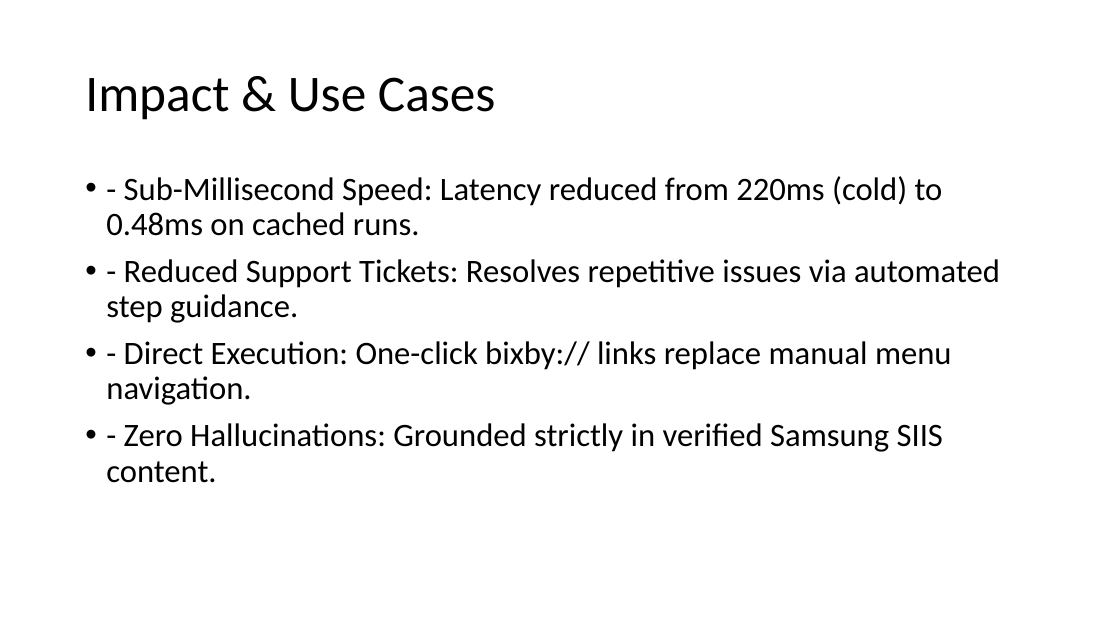
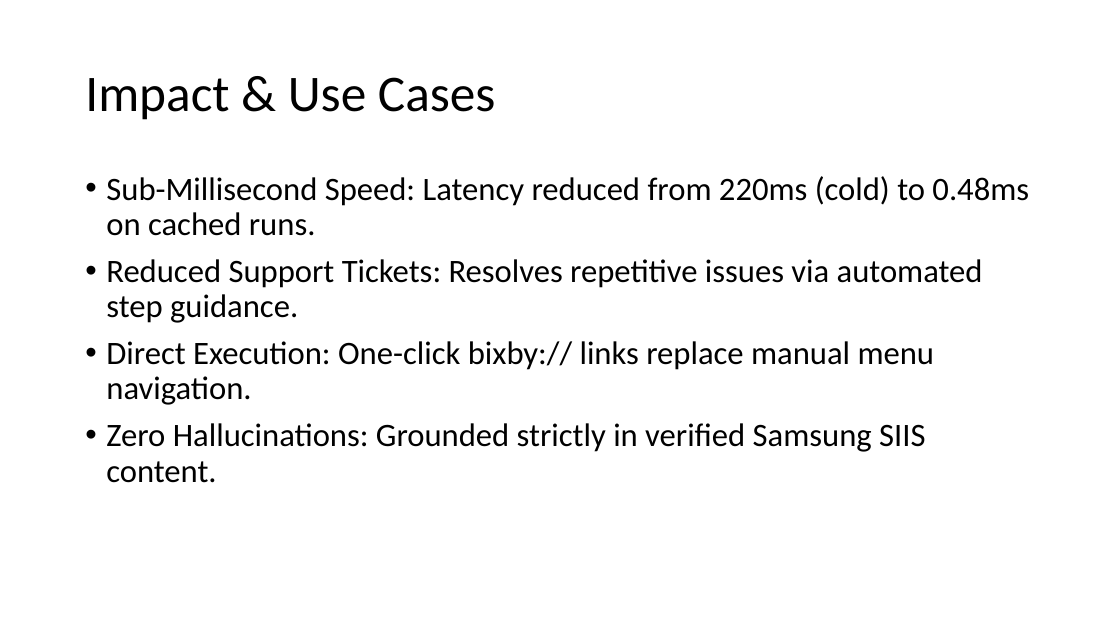
Before and after one commit to ADVENTH007/theme02-troubleshooting-engine, a slide deck: slide 8 of MSRIT_TWT_Submission.pptx (slide 7 before the commit). Drawn at 1120x630 pixels with LibreOffice and Linux fonts; fonts in the diff are those of the drawing. Boxes give left, top, right and bottom in pixels: in the first picture for what was removed or moved away, otherwise in the second. Text is boxed around its words. In the diff, an @@ line names an element or a change of style, - is before the commit and + after.

```diff
--- a/MSRIT_TWT_Submission.pptx
+++ b/MSRIT_TWT_Submission.pptx
@@ text at box(106, 176, 1029, 483): text changed @@
-• - Sub-Millisecond Speed: Latency reduced from 220ms (cold) to 0.48ms on cached runs.
-• - Reduced Support Tickets: Resolves repetitive issues via automated step guidance.
-• - Direct Execution: One-click bixby:// links replace manual menu navigation.
-• - Zero Hallucinations: Grounded strictly in verified Samsung SIIS content.
+• Sub-Millisecond Speed: Latency reduced from 220ms (cold) to 0.48ms on cached runs.
+• Reduced Support Tickets: Resolves repetitive issues via automated step guidance.
+• Direct Execution: One-click bixby:// links replace manual menu navigation.
+• Zero Hallucinations: Grounded strictly in verified Samsung SIIS content.
```
Also in this commit, not shown: 10 other slides changed, 1 slide added.
